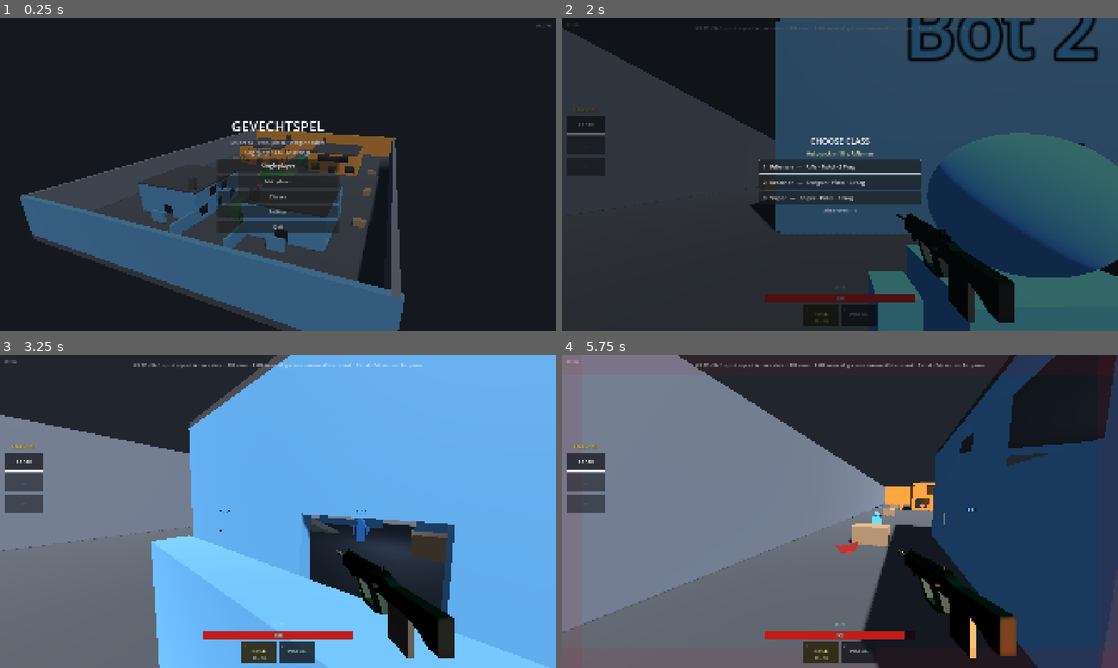
Above: before the commit, frames 1-4 (two rows, left to right).
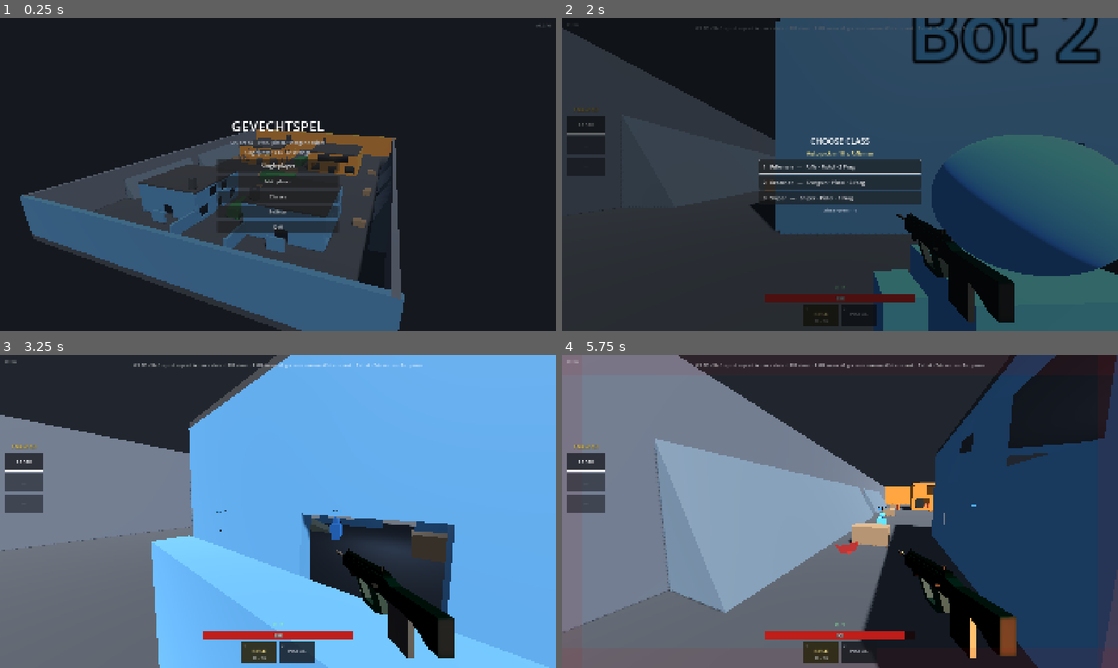
Above: after the commit, the same moments.

Repository: MezzoSplash/gevechtspel2
Game: Godot game, scene res://scenes/main.tscn
The game is run twice, just before and just after one commit, with the same random seed, the same clock (stepped at 60 frames per second) and the same inputs. Sound files missing from this copy of the repository are replaced by a short silence.
Inputs (mouse positions are in pixels of both pictures, inside the frame that each line leads up to):
- Up to frame 1 (0.25 s): no input
- Up to frame 2 (2 s): click "Singleplayer" at 0.5 s; click "Play" at 1.25 s
- Up to frame 3 (3.25 s): tap Enter (use_streak) at 2 s; move the mouse to (400, 495) at 2.02 s; hold D (move_right) 2.03-2.78 s; hold T (chat) 2.03-2.78 s; click (400, 495) at 2.17 s; tap Space (jump) at 2.27, 3.02 s; move the mouse to (250, 511) at 2.77 s; hold W (move_forward) from 2.78 s (still down); tap Ctrl (crouch) at 2.85 s
- Up to frame 4 (5.75 s): keep holding W (move_forward); move the mouse to (851, 505) at 3.52 s; press the mouse at (851, 505) at 3.53 s; move the mouse to (834, 517) at 4.27 s; release the mouse at (834, 517) at 4.28 s; tap G (grenade) at 4.35 s; click (834, 517) at 4.42 s; tap Space (jump) at 4.52, 5.27 s; move the mouse to (878, 514) at 5.02 s; tap E (melee) at 5.1 s

The runs differ from the first frame. In frame 1, 0.3% of the frame differs, in the area x 24-70%, y 43-65%; in frame 2, 3.4%; in frame 3, 0.3%; in frame 4, 12%, in the area x 16-75%, y 20-83%.

Commit message:
WIP: Townhouses - vier 60° surf-ramps langs de oost/westmuur (flanken)

Diff:
--- a/scenes/maps/townhouses.tscn
+++ b/scenes/maps/townhouses.tscn
@@ -50,6 +50,10 @@
 albedo_color = Color(0.2, 0.21, 0.23, 1)
 roughness = 0.88
 
+[sub_resource type="StandardMaterial3D" id="Mat_surf"]
+albedo_color = Color(0.33, 0.39, 0.45, 1)
+roughness = 0.6
+
 [node name="Townhouses" type="Node3D"]
 
 [node name="WorldEnvironment" type="WorldEnvironment" parent="."]
@@ -1157,6 +1161,30 @@
 transform = Transform3D(1, 0, 0, 0, 1, 0, 0, 0, 1, 23.2, 0.55, -16.5)
 size = Vector3(2.2, 1.1, 1.4)
 material = SubResource("Mat_cover")
+
+[node name="SurfWestN" type="CSGPolygon3D" parent="Arena"]
+transform = Transform3D(1, 0, 0, 0, 1, 0, 0, 0, 1, -28.000, 0, -1.800)
+polygon = PackedVector2Array(-0.1000, -0.1000, 2.6558, -0.1000, -0.1000, 4.6732)
+depth = 22.20
+material = SubResource("Mat_surf")
+
+[node name="SurfWestS" type="CSGPolygon3D" parent="Arena"]
+transform = Transform3D(1, 0, 0, 0, 1, 0, 0, 0, 1, -28.000, 0, 24.000)
+polygon = PackedVector2Array(-0.1000, -0.1000, 2.6558, -0.1000, -0.1000, 4.6732)
+depth = 22.20
+material = SubResource("Mat_surf")
+
+[node name="SurfEastN" type="CSGPolygon3D" parent="Arena"]
+transform = Transform3D(-1, 0, 0, 0, 1, 0, 0, 0, -1, 28.000, 0, -24.000)
+polygon = PackedVector2Array(-0.1000, -0.1000, 2.6558, -0.1000, -0.1000, 4.6732)
+depth = 22.20
+material = SubResource("Mat_surf")
+
+[node name="SurfEastS" type="CSGPolygon3D" parent="Arena"]
+transform = Transform3D(-1, 0, 0, 0, 1, 0, 0, 0, -1, 28.000, 0, 1.800)
+polygon = PackedVector2Array(-0.1000, -0.1000, 2.6558, -0.1000, -0.1000, 4.6732)
+depth = 22.20
+material = SubResource("Mat_surf")
 
 [node name="LightBlueW" type="OmniLight3D" parent="."]
 transform = Transform3D(1, 0, 0, 0, 1, 0, 0, 0, 1, -12, 2.1, 20)
Not shown: 1 places in scenes/maps/townhouses.tscn that only renumber resources
